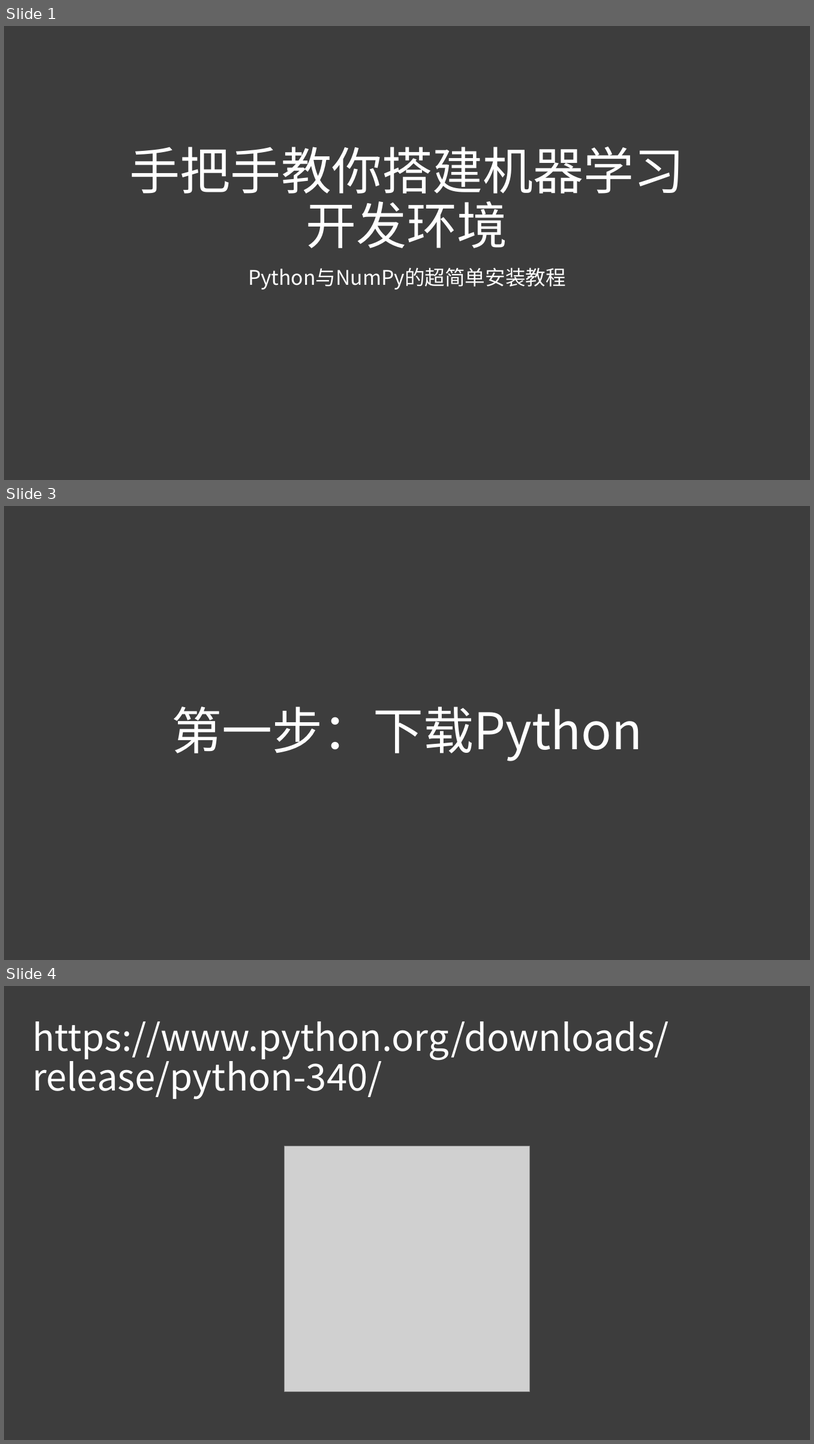
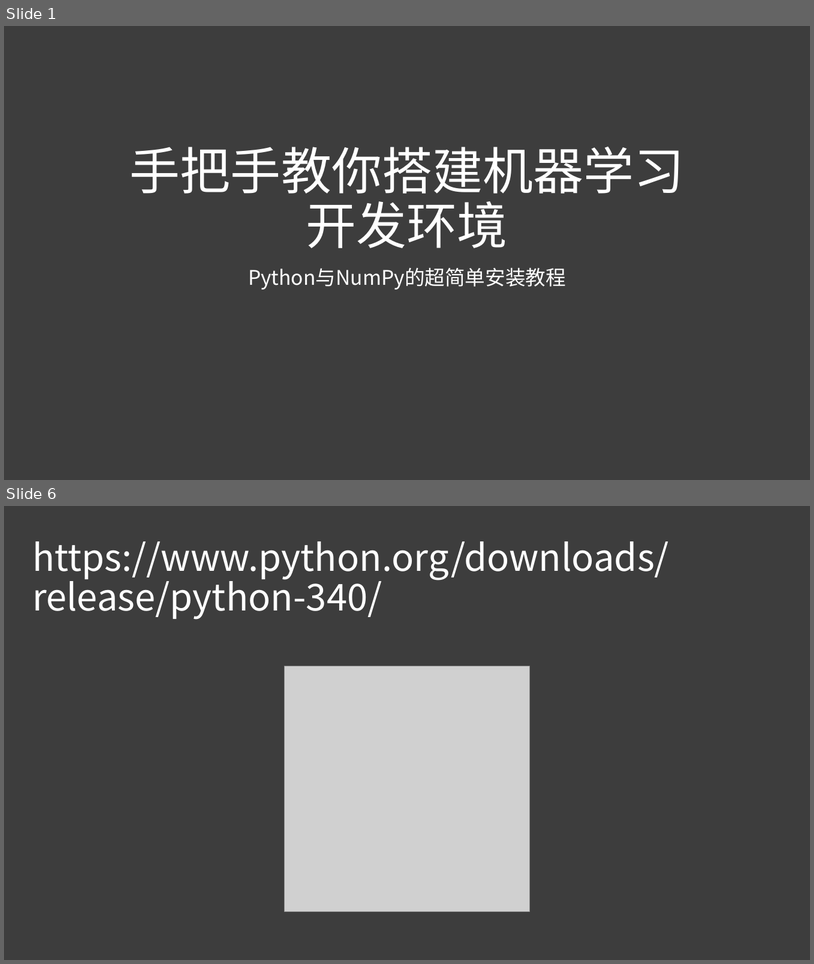
Before and after one commit to niuyi/AITest, a slide deck: docs/python环境搭建.pptx. Shown one above the other, each under a label of ours: slides 1, 3 and 4 before the commit, slides 1 and 6 after it; the slides between them are not shown. The pictures are 814x1444 and 814x964 pixels, drawn with LibreOffice and Linux fonts; fonts in the diff are those of the drawing; grey boxes stand for pictures. Boxes give left, top, right and bottom in pixels: in the first picture for what was removed or moved away, otherwise in the second. Text is boxed around its words. In the diff, an @@ line names an element or a change of style, - is before the commit and + after.

```diff
--- a/docs/python环境搭建.pptx
+++ b/docs/python环境搭建.pptx
@@ slide 3 removed at bbox=[4, 506, 810, 960], background #3D3D3D @@
@@ title removed at bbox=[171, 706, 643, 761] @@
-第一步：下载Python
@@ what was slide 4 is now slide 6 @@
```
Also in this commit, not shown: 2 slides changed, 8 slides added, 3 other slides removed, 3 other files.
